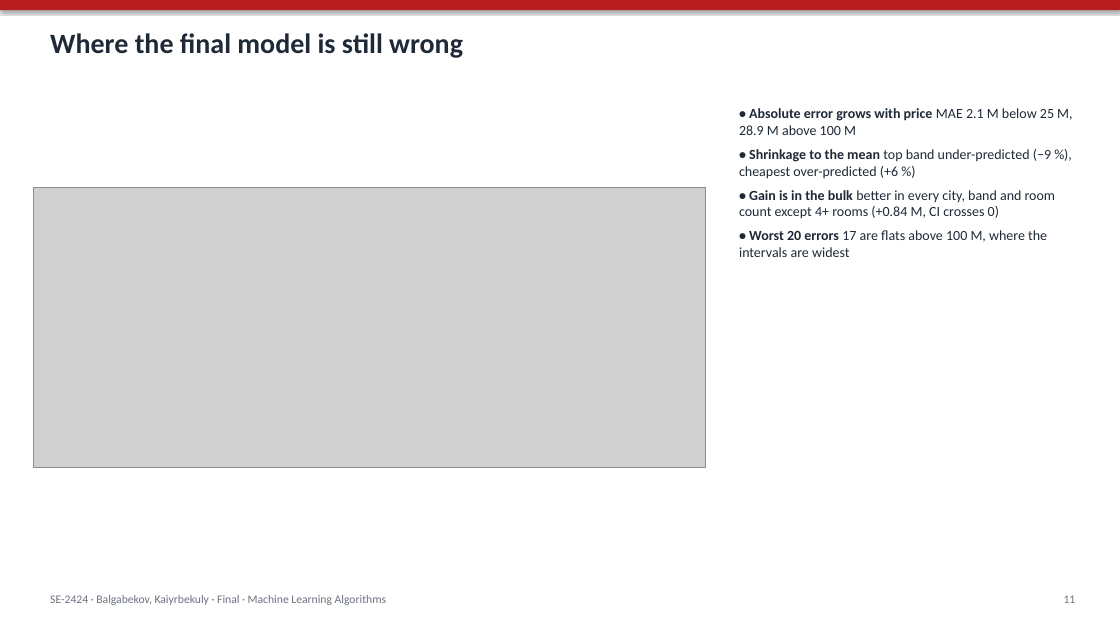
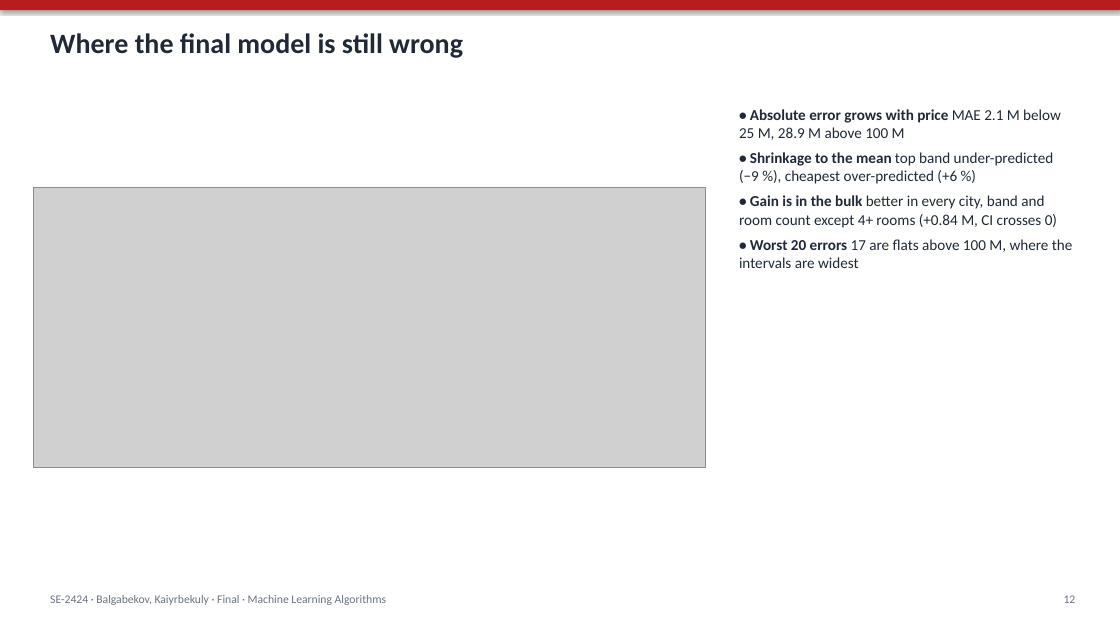
Before and after one commit to Newterios/mla_midtem, a slide deck: slide 12 of slides/Final_SE-2424_slides.pptx (slide 11 before the commit). Drawn at 1120x630 pixels with LibreOffice and Linux fonts; fonts in the diff are those of the drawing; grey boxes stand for pictures. Boxes give left, top, right and bottom in pixels: in the first picture for what was removed or moved away, otherwise in the second. Text is boxed around its words. In the diff, an @@ line names an element or a change of style, - is before the commit and + after.

Commit message:
Slides: one readable figure per slide, fusion table and figure split, test table with plain column names, real app screenshot; app: empty optional number boxes arrive as 0 and now mean 'not given', SHAP title kept inside the figure

```diff
--- a/slides/Final_SE-2424_slides.pptx
+++ b/slides/Final_SE-2424_slides.pptx
@@ text "• Absolute error grows with ..." at (x1=739, y1=109, x2=1073, y2=268): size 12 to 13 pt @@
```
Also in this commit, not shown: 13 other slides changed, 3 slides added, 6 other files.
